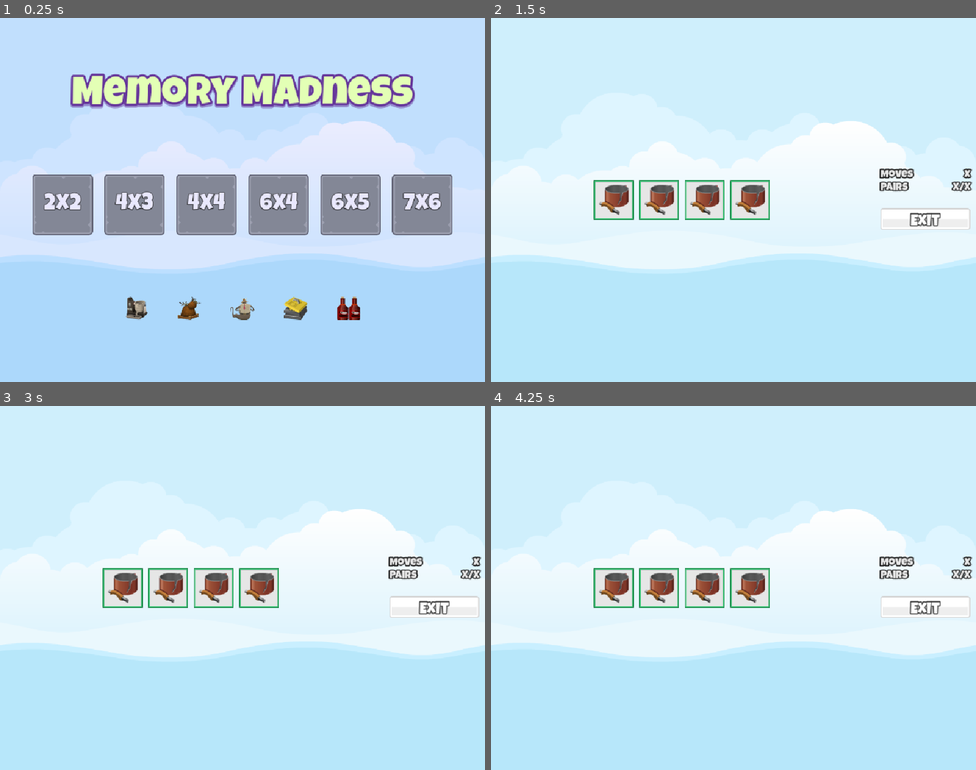
Above: before the commit, frames 1-4 (two rows, left to right).
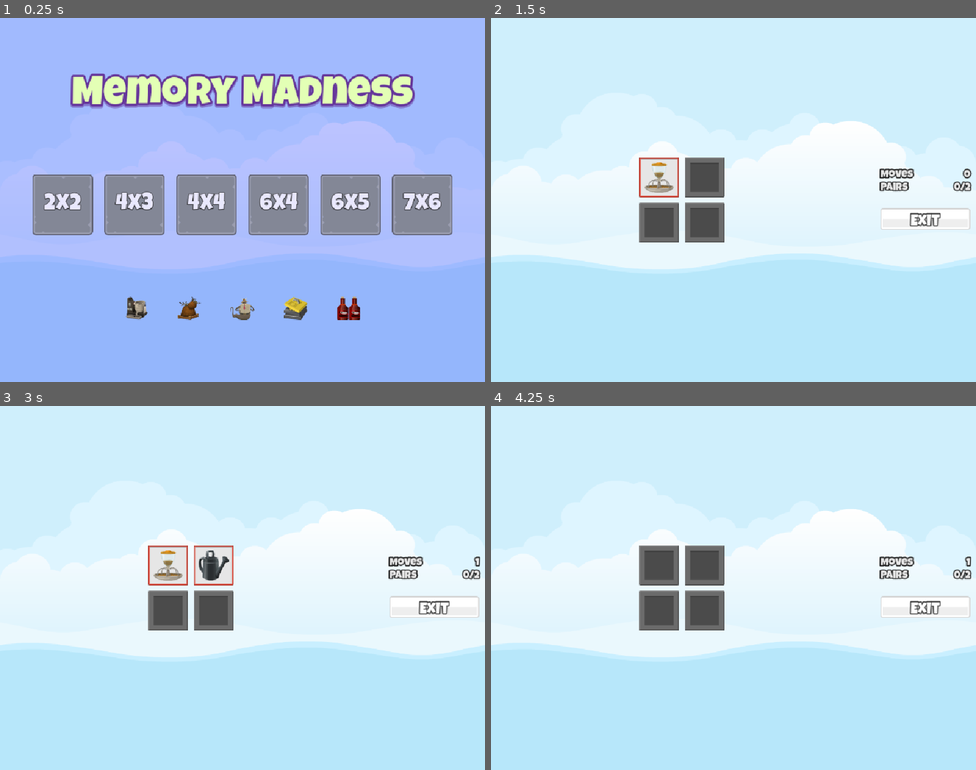
Above: after the commit, the same moments.

Repository: Mathorga/godot_training
Game: Godot game, scene res://scenes/master/master.tscn
Two runs of this game, one before a commit and one after it. Both use one fixed random seed, a clock stepped at 60 frames per second and the inputs below.
Inputs (mouse positions are in pixels of both pictures, inside the frame that each line leads up to; where the layout moved, square brackets give the same spot in the first picture):
- Up to frame 1 (0.25 s): no input
- Up to frame 2 (1.5 s): click "2x2" at 0.5 s; click (660, 178) [612, 200] at 1.25 s
- Up to frame 3 (3 s): click (169, 588) at 2.02 s; click (213, 566) at 2.77 s
- Up to frame 4 (4.25 s): click (704, 588) at 3.52 s

The runs differ from the first frame. In frame 1, 81% of the frame differs, in the area x 0-100%, y 0-100%; in frame 2, 4.5%; in frame 3, 4.3%; in frame 4, 4.8%.

Commit message:
Completed memory madness

Diff:
--- a/memory-madness/classes/level_data_selector.gd
+++ b/memory-madness/classes/level_data_selector.gd
@@ -4,5 +4,43 @@
 
 const LEVELS_DATA: LevelsDataResource = preload("uid://b71y22yjcoo2v")
 
+#region static
+
 static func get_level_setting(level: int) -> LevelSettingResource:
 	return LEVELS_DATA.get_level_data(level)
+
+static func get_level_selection(level_number: int) -> LevelDataSelector:
+	var setting: LevelSettingResource = get_level_setting(level_number)
+
+	if setting == null:
+		return null
+
+	ImageManager.shuffle_images()
+
+	# Setup pairs of images.
+	var images: Array[Texture2D] = []
+	for i in range(setting.get_target_pairs()):
+		images.append(ImageManager.get_image_at(i))
+		images.append(ImageManager.get_image_at(i))
+
+	images.shuffle()
+
+	return LevelDataSelector.new(setting, images)
+
+#endregion
+
+var selected_images: Array[Texture2D] = []
+var level_setting: LevelSettingResource
+
+func _init(setting: LevelSettingResource, images: Array[Texture2D]) -> void:
+	selected_images = images
+	level_setting = setting
+
+func get_selected_images() -> Array[Texture2D]:
+	return selected_images
+
+func get_target_pairs() -> int:
+	return level_setting.get_target_pairs()
+
+func get_cols() -> int:
+	return level_setting.get_cols()
--- a/memory-madness/classes/level_setting_resource.gd
+++ b/memory-madness/classes/level_setting_resource.gd
@@ -15,6 +15,7 @@
 func get_cols() -> int:
 	return cols
 
+## Returns the number of pairs needed for the level.
 func get_target_pairs() -> int:
 	@warning_ignore("integer_division")
 	return (rows * cols) / 2
--- a/memory-madness/globals/signal_hub.gd
+++ b/memory-madness/globals/signal_hub.gd
@@ -2,9 +2,17 @@
 
 signal level_selected(level_number: int)
 signal game_exit_pressed
+signal tile_selected(tile: MemoryTile)
+signal game_over(moves_count: int)
 
 func emit_level_selected(level_number: int) -> void:
 	level_selected.emit(level_number)
 
 func emit_game_exit_pressed() -> void:
 	game_exit_pressed.emit()
+
+func emit_tile_selected(tile: MemoryTile) -> void:
+	tile_selected.emit(tile)
+
+func emit_game_over(moves_count: int) -> void:
+	game_over.emit(moves_count)
--- a/memory-madness/scenes/game/game.gd
+++ b/memory-madness/scenes/game/game.gd
@@ -2,10 +2,53 @@
 
 class_name Game
 
+const MEMORY_TILE: PackedScene = preload("uid://v3bn5nusx3tk")
+
 @onready var exit_button: TextureButton = $HBoxContainer/MarginContainer/VBoxContainer/ExitButton
+@onready var grid_container: GridContainer = $HBoxContainer/GridContainer
+@onready var sound: AudioStreamPlayer = $Sound
+@onready var scorer: Scorer = $Scorer
+@onready var moves_count_label: Label = $HBoxContainer/MarginContainer/VBoxContainer/HBoxContainer/MovesCountLabel
+@onready var pairs_count_label: Label = $HBoxContainer/MarginContainer/VBoxContainer/HBoxContainer3/PairsCountLabel
+
+#region overrides
+
+func _enter_tree() -> void:
+	SignalHub.level_selected.connect(on_level_selected)
 
 func _ready() -> void:
 	exit_button.pressed.connect(on_exit_pressed)
 
+func _process(_delta: float) -> void:
+	moves_count_label.text = scorer.get_moves_made_str()
+	pairs_count_label.text = scorer.get_pairs_made_str()
+
+#endregion
+
+func add_mem_tile(item_image: Texture2D, frame_image: Texture2D) -> void:
+	var mem_tile: MemoryTile = MEMORY_TILE.instantiate()
+	grid_container.add_child(mem_tile)
+	mem_tile.setup(item_image, frame_image)
+
+#region signal_callbacks
+
 func on_exit_pressed() -> void:
+	# Remove all tiles.
+	for mem_tile in grid_container.get_children():
+		mem_tile.queue_free()
+
+	SoundManager.play_button_click(sound)
 	SignalHub.emit_game_exit_pressed()
+
+func on_level_selected(level_number: int) -> void:
+	var lds: LevelDataSelector = LevelDataSelector.get_level_selection(level_number)
+
+	var frame_image: Texture2D = ImageManager.get_random_frame_image()
+
+	grid_container.columns = lds.get_cols()
+	for item_image in lds.get_selected_images():
+		add_mem_tile(item_image, frame_image)
+
+	scorer.clear_new_game(lds.get_target_pairs())
+
+#endregion
--- a/memory-madness/scenes/game/game.tscn
+++ b/memory-madness/scenes/game/game.tscn
@@ -1,12 +1,13 @@
-[gd_scene load_steps=9 format=3 uid="uid://5rq82ik7i04h"]
+[gd_scene load_steps=10 format=3 uid="uid://5rq82ik7i04h"]
 
 [ext_resource type="Script" uid="uid://b6ukuqfnuv275" path="res://scenes/game/game.gd" id="1_bdhmt"]
 [ext_resource type="LabelSettings" uid="uid://8u5ogyymqoqj" path="res://resources/label_22_black_label_settings.tres" id="2_5i0tg"]
 [ext_resource type="Texture2D" uid="uid://dk16kfwtqa4yi" path="res://assets/ui/blue_button00.png" id="2_7h61r"]
-[ext_resource type="PackedScene" uid="uid://v3bn5nusx3tk" path="res://scenes/memory_tile/memory_tile.tscn" id="2_bdhmt"]
 [ext_resource type="Texture2D" uid="uid://cfdyqoybqtnnr" path="res://assets/ui/grey_button00.png" id="2_kelw5"]
 [ext_resource type="Texture2D" uid="uid://ceu42wmi08uyy" path="res://assets/ui/green_button00.png" id="3_lfrn8"]
 [ext_resource type="FontFile" uid="uid://xdd3sguxmrw4" path="res://assets/fonts/LuckiestGuy-Regular.ttf" id="5_lfrn8"]
+[ext_resource type="PackedScene" uid="uid://v6b5f6a2xjar" path="res://scenes/game_over_ui/game_over_ui.tscn" id="7_87uf6"]
+[ext_resource type="PackedScene" uid="uid://bg7l7h8e24g3n" path="res://scenes/scorer/scorer.tscn" id="7_bdhmt"]
 
 [sub_resource type="LabelSettings" id="LabelSettings_5i0tg"]
 font = ExtResource("5_lfrn8")
@@ -38,18 +39,6 @@
 theme_override_constants/h_separation = 12
 theme_override_constants/v_separation = 12
 columns = 6
-
-[node name="MemoryTile" parent="HBoxContainer/GridContainer" instance=ExtResource("2_bdhmt")]
-layout_mode = 2
-
-[node name="MemoryTile2" parent="HBoxContainer/GridContainer" instance=ExtResource("2_bdhmt")]
-layout_mode = 2
-
-[node name="MemoryTile3" parent="HBoxContainer/GridContainer" instance=ExtResource("2_bdhmt")]
-layout_mode = 2
-
-[node name="MemoryTile4" parent="HBoxContainer/GridContainer" instance=ExtResource("2_bdhmt")]
-layout_mode = 2
 
 [node name="MarginContainer" type="MarginContainer" parent="HBoxContainer"]
 custom_minimum_size = Vector2(200, 0)
@@ -120,3 +109,10 @@
 label_settings = SubResource("LabelSettings_5i0tg")
 horizontal_alignment = 1
 vertical_alignment = 2
+
+[node name="GameOverUI" parent="." instance=ExtResource("7_87uf6")]
+layout_mode = 1
+
+[node name="Scorer" parent="." instance=ExtResource("7_bdhmt")]
+
+[node name="Sound" type="AudioStreamPlayer" parent="."]
--- /dev/null
+++ b/memory-madness/scenes/game_over_ui/game_over_ui.gd
@@ -0,0 +1,17 @@
+extends Control
+
+@onready var moves_label: Label = $NinePatchRect/VBoxContainer/MovesLabel
+
+func _enter_tree() -> void:
+	SignalHub.game_over.connect(on_game_over)
+	SignalHub.game_exit_pressed.connect(on_game_exit_pressed)
+
+func _ready() -> void:
+	hide()
+
+func on_game_over(moves_count: int) -> void:
+	show()
+	moves_label.text = "Moves: %d" % moves_count
+
+func on_game_exit_pressed() -> void:
+	hide()
--- /dev/null
+++ b/memory-madness/scenes/game_over_ui/game_over_ui.tscn
@@ -0,0 +1,63 @@
+[gd_scene load_steps=5 format=3 uid="uid://v6b5f6a2xjar"]
+
+[ext_resource type="Texture2D" uid="uid://dth1s0ptn5p0t" path="res://assets/ui/UIbg.png" id="1_1qcnd"]
+[ext_resource type="Script" uid="uid://cmlyd2bnlaq00" path="res://scenes/game_over_ui/game_over_ui.gd" id="1_6vlyr"]
+[ext_resource type="LabelSettings" uid="uid://ctm8k417ypjlu" path="res://resources/title_72_label_settings.tres" id="2_8meoh"]
+[ext_resource type="LabelSettings" uid="uid://8u5ogyymqoqj" path="res://resources/label_22_black_label_settings.tres" id="3_8meoh"]
+
+[node name="GameOverUI" type="Control"]
+layout_mode = 3
+anchors_preset = 15
+anchor_right = 1.0
+anchor_bottom = 1.0
+grow_horizontal = 2
+grow_vertical = 2
+mouse_filter = 2
+script = ExtResource("1_6vlyr")
+
+[node name="NinePatchRect" type="NinePatchRect" parent="."]
+layout_mode = 1
+anchors_preset = 8
+anchor_left = 0.5
+anchor_top = 0.5
+anchor_right = 0.5
+anchor_bottom = 0.5
+offset_left = -256.0
+offset_top = -180.0
+offset_right = 256.0
+offset_bottom = 180.0
+grow_horizontal = 2
+grow_vertical = 2
+texture = ExtResource("1_1qcnd")
+patch_margin_left = 12
+patch_margin_top = 12
+patch_margin_right = 12
+patch_margin_bottom = 12
+
+[node name="VBoxContainer" type="VBoxContainer" parent="NinePatchRect"]
+layout_mode = 1
+anchors_preset = 8
+anchor_left = 0.5
+anchor_top = 0.5
+anchor_right = 0.5
+anchor_bottom = 0.5
+offset_left = -20.0
+offset_top = -20.0
+offset_right = 20.0
+offset_bottom = 20.0
+grow_horizontal = 2
+grow_vertical = 2
+
+[node name="Label" type="Label" parent="NinePatchRect/VBoxContainer"]
+layout_mode = 2
+text = "You Win!"
+label_settings = ExtResource("2_8meoh")
+horizontal_alignment = 1
+vertical_alignment = 1
+
+[node name="MovesLabel" type="Label" parent="NinePatchRect/VBoxContainer"]
+layout_mode = 2
+text = "Moves: X"
+label_settings = ExtResource("3_8meoh")
+horizontal_alignment = 1
+vertical_alignment = 1
--- a/memory-madness/scenes/level_button/level_button.gd
+++ b/memory-madness/scenes/level_button/level_button.gd
@@ -5,6 +5,7 @@
 @export var level_number: int = 0
 
 @onready var label: Label = $Label
+@onready var click_sound: AudioStreamPlayer = $ClickSound
 
 func _enter_tree() -> void:
 	pressed.connect(on_pressed)
@@ -24,5 +25,5 @@
 	]
 
 func on_pressed() -> void:
-	print("Pressed level button %d" % level_number)
 	SignalHub.emit_level_selected(level_number)
+	SoundManager.play_button_click(click_sound)
--- a/memory-madness/scenes/main/main.tscn
+++ b/memory-madness/scenes/main/main.tscn
@@ -19,7 +19,7 @@
 anchor_bottom = 1.0
 grow_horizontal = 2
 grow_vertical = 2
-color = Color(0.39607844, 0.45882353, 1, 0.13333334)
+color = Color(0.39607844, 0.45882353, 1, 0.43137255)
 
 [node name="VBoxContainer" type="VBoxContainer" parent="."]
 layout_mode = 1
--- a/memory-madness/scenes/master/master.gd
+++ b/memory-madness/scenes/master/master.gd
@@ -7,6 +7,7 @@
 func _enter_tree() -> void:
 	SignalHub.level_selected.connect(on_level_selected)
 	SignalHub.game_exit_pressed.connect(on_exit_pressed)
+	SignalHub.game_over.connect(on_game_over)
 
 func _ready() -> void:
 	on_exit_pressed()
@@ -22,3 +23,6 @@
 func on_exit_pressed() -> void:
 	SoundManager.play_sound(music, SoundManager.SOUND_MAIN_MENU)
 	show_game_screen(false)
+
+func on_game_over(_moves_count: int) -> void:
+	SoundManager.play_sound(music, SoundManager.SOUND_GAME_OVER)
--- a/memory-madness/scenes/memory_tile/memory_tile.gd
+++ b/memory-madness/scenes/memory_tile/memory_tile.gd
@@ -5,15 +5,43 @@
 @onready var frame_image: TextureRect = $FrameImage
 @onready var item_image: TextureRect = $ItemImage
 
+#region overrides
+
 func _enter_tree() -> void:
 	pressed.connect(on_pressed)
 
 func _ready() -> void:
-	pass
+	reveal(false)
+
+#endregion
 
 func setup(item: Texture2D, frame: Texture2D) -> void:
 	frame_image.texture = frame
 	item_image.texture = item
 
+func reveal(r: bool) -> void:
+	frame_image.visible = r
+	item_image.visible = r
+
+func matches(other: MemoryTile) -> bool:
+	return self != other and item_image.texture == other.item_image.texture
+
+func kill() -> void:
+	z_index = 1
+	var tween: Tween = create_tween()
+	tween.tween_property(self, "disabled", true, 0.0)
+	tween.tween_property(self, "rotation", PI * 2, 0.5).set_trans(Tween.TRANS_SINE)
+	tween.parallel().tween_property(self, "scale", Vector2(1.5, 1.5), 0.5).set_trans(Tween.TRANS_SINE)
+
+	tween.tween_property(self, "rotation", PI * 4, 0.5).set_trans(Tween.TRANS_SINE)
+	tween.parallel().tween_property(self, "scale", Vector2.ZERO, 0.5).set_trans(Tween.TRANS_SINE)
+
+#region signal_callbacks
+
 func on_pressed() -> void:
-	pass
+	if not Scorer.selection_enabled:
+		return
+
+	SignalHub.emit_tile_selected(self)
+
+#endregion
--- /dev/null
+++ b/memory-madness/scenes/scorer/scorer.gd
@@ -0,0 +1,92 @@
+extends Node
+
+class_name Scorer
+
+static var selection_enabled: bool = true
+
+@onready var sound: AudioStreamPlayer = $Sound
+@onready var reveal_timer: Timer = $RevealTimer
+
+var selections: Array[MemoryTile] = []
+var target_pairs: int = 0
+var moves_made: int = 0
+var pairs_made: int = 0
+
+#region overrides
+
+func _enter_tree() -> void:
+	SignalHub.tile_selected.connect(on_tile_selected)
+	SignalHub.game_exit_pressed.connect(on_game_exit_pressed)
+
+func _ready() -> void:
+	reveal_timer.timeout.connect(on_reveal_timer_timeout)
+
+#endregion
+
+func clear_new_game(pairs: int) -> void:
+	selection_enabled = true
+	selections.clear()
+	target_pairs = pairs
+	moves_made = 0
+	pairs_made = 0
+
+func check_for_pair() -> void:
+	moves_made += 1
+
+	if not selections[0].matches(selections[1]):
+		return
+
+	pairs_made += 1
+	for tile in selections:
+		tile.kill()
+
+	SoundManager.play_sound(sound, SoundManager.SOUND_SUCCESS)
+
+func process_pair() -> void:
+	if selections.size() < 2:
+		return
+
+	selection_enabled = false
+	reveal_timer.start()
+
+	# Check for actual pairs.
+	check_for_pair()
+
+func check_game_over() -> void:
+	if pairs_made == target_pairs:
+		selection_enabled = false
+		SignalHub.emit_game_over(moves_made)
+	else:
+		selection_enabled = true
+
+func get_moves_made_str() -> String:
+	return "%d" % moves_made
+
+func get_pairs_made_str() -> String:
+	return "%d/%d" % [pairs_made, target_pairs]
+
+#region signal_callbacks
+
+func on_tile_selected(tile: MemoryTile) -> void:
+	if tile in selections:
+		return
+
+	tile.reveal(true)
+	selections.append(tile)
+	SoundManager.play_button_click(sound)
+	process_pair()
+
+func on_game_exit_pressed() -> void:
+	reveal_timer.stop()
+
+func on_reveal_timer_timeout() -> void:
+	# Hide all tiles.
+	for tile in selections:
+		tile.reveal(false)
+
+	# Clear selection.
+	selections.clear()
+
+	check_game_over()
+
+#endregion
--- /dev/null
+++ b/memory-madness/scenes/scorer/scorer.tscn
@@ -0,0 +1,12 @@
+[gd_scene load_steps=2 format=3 uid="uid://bg7l7h8e24g3n"]
+
+[ext_resource type="Script" uid="uid://htbtak4l5cwa" path="res://scenes/scorer/scorer.gd" id="1_853f1"]
+
+[node name="Scorer" type="Node"]
+script = ExtResource("1_853f1")
+
+[node name="Sound" type="AudioStreamPlayer" parent="."]
+
+[node name="RevealTimer" type="Timer" parent="."]
+wait_time = 1.2
+one_shot = true
Not shown, added: memory-madness/scenes/game_over_ui/game_over_ui.gd.uid
Not shown, added: memory-madness/scenes/scorer/scorer.gd.uid
